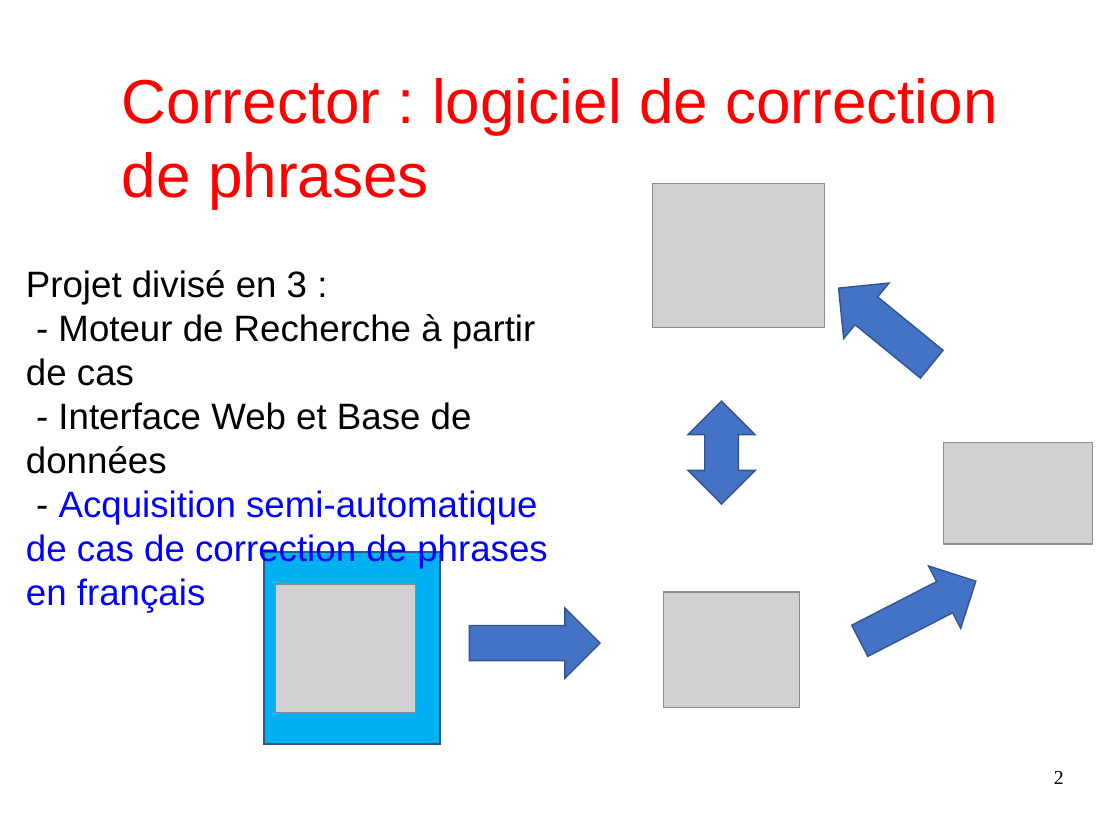
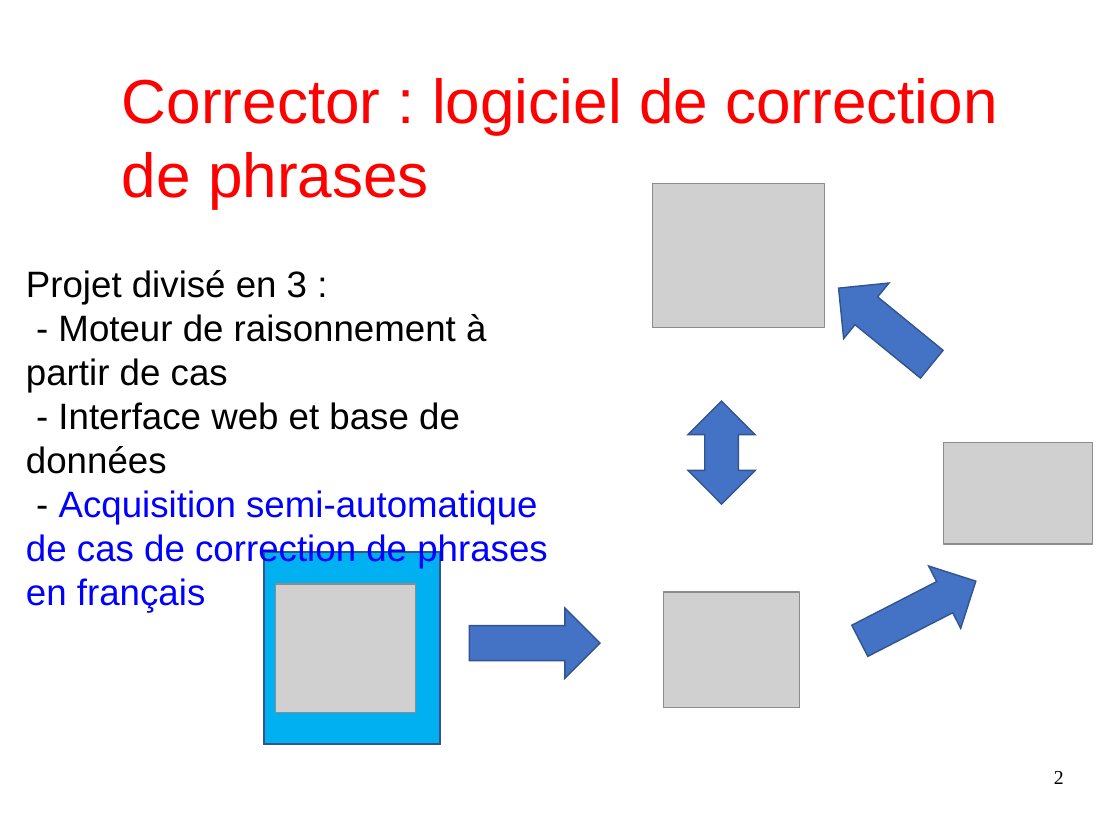
Before and after one commit to Sle3pingForest/StageL3, a slide deck: slide 2 of RapportDamien/presentation.odp. Drawn at 1120x840 pixels with LibreOffice and Linux fonts; fonts in the diff are those of the drawing; grey boxes stand for pictures. Boxes give left, top, right and bottom in pixels: in the first picture for what was removed or moved away, otherwise in the second. Text is boxed around its words. In the diff, an @@ line names an element or a change of style, - is before the commit and + after.

```diff
--- a/RapportDamien/presentation.odp
+++ b/RapportDamien/presentation.odp
@@ text at (26, 314, 486, 474): text changed @@
-- Moteur de Recherche à partir de cas
-- Interface Web et Base de données
+- Moteur de raisonnement à partir de cas
+- Interface web et base de données
```
Also in this commit, not shown: 8 other slides changed, 2 slides added, 14 other files.
